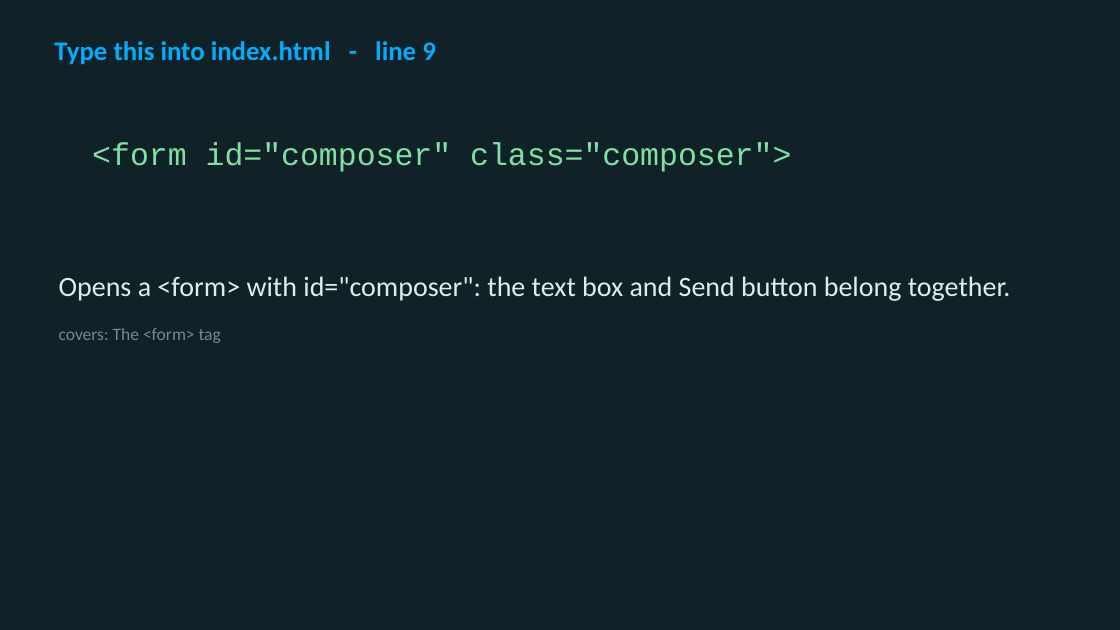
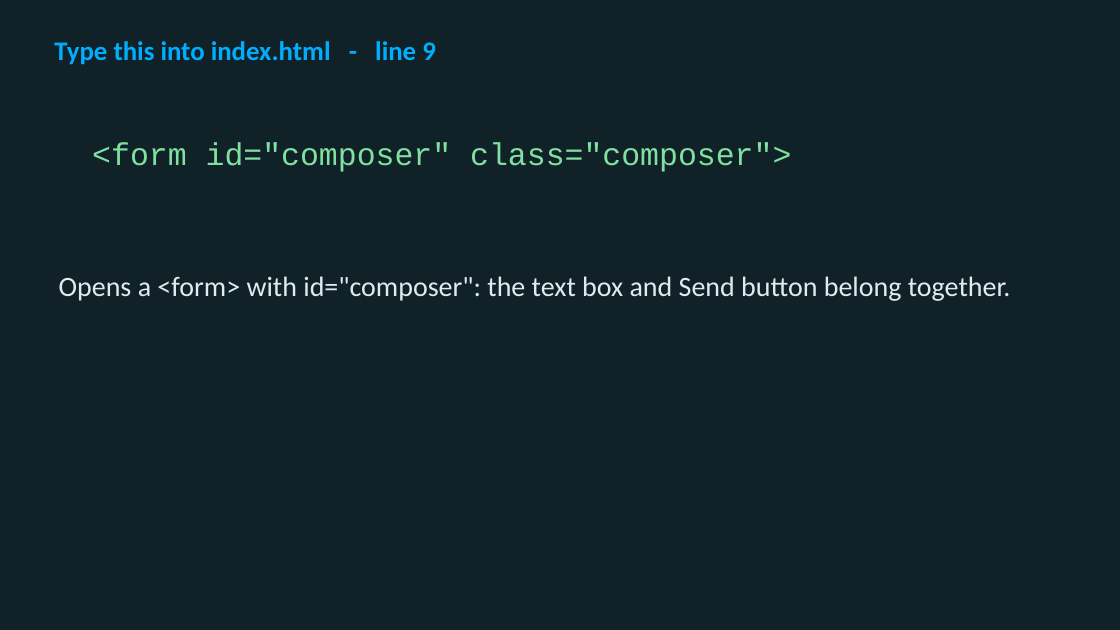
Before and after one commit to utgapps/utgapps.github.io, a slide deck: slide 16 of ai101/slides/week-01.pptx. Drawn at 1120x630 pixels with LibreOffice and Linux fonts; fonts in the diff are those of the drawing. Boxes give left, top, right and bottom in pixels: in the first picture for what was removed or moved away, otherwise in the second. Text is boxed around its words. In the diff, an @@ line names an element or a change of style, - is before the commit and + after.

```diff
--- a/ai101/slides/week-01.pptx
+++ b/ai101/slides/week-01.pptx
@@ text at <box>59,328,221,343</box>: paragraph removed @@
-covers: The <form> tag
```
Also in this commit, not shown: 47 other slides changed, 16 other files.
